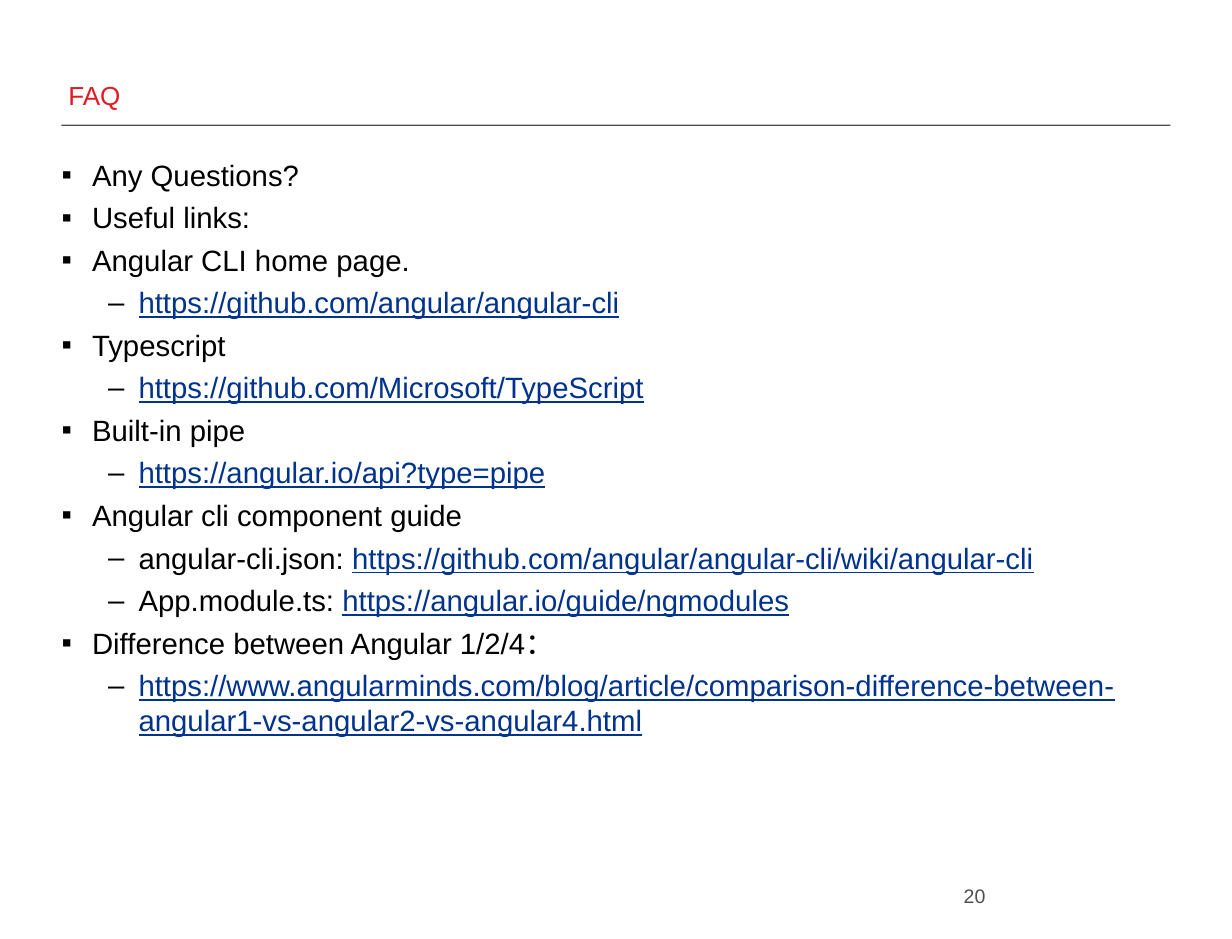
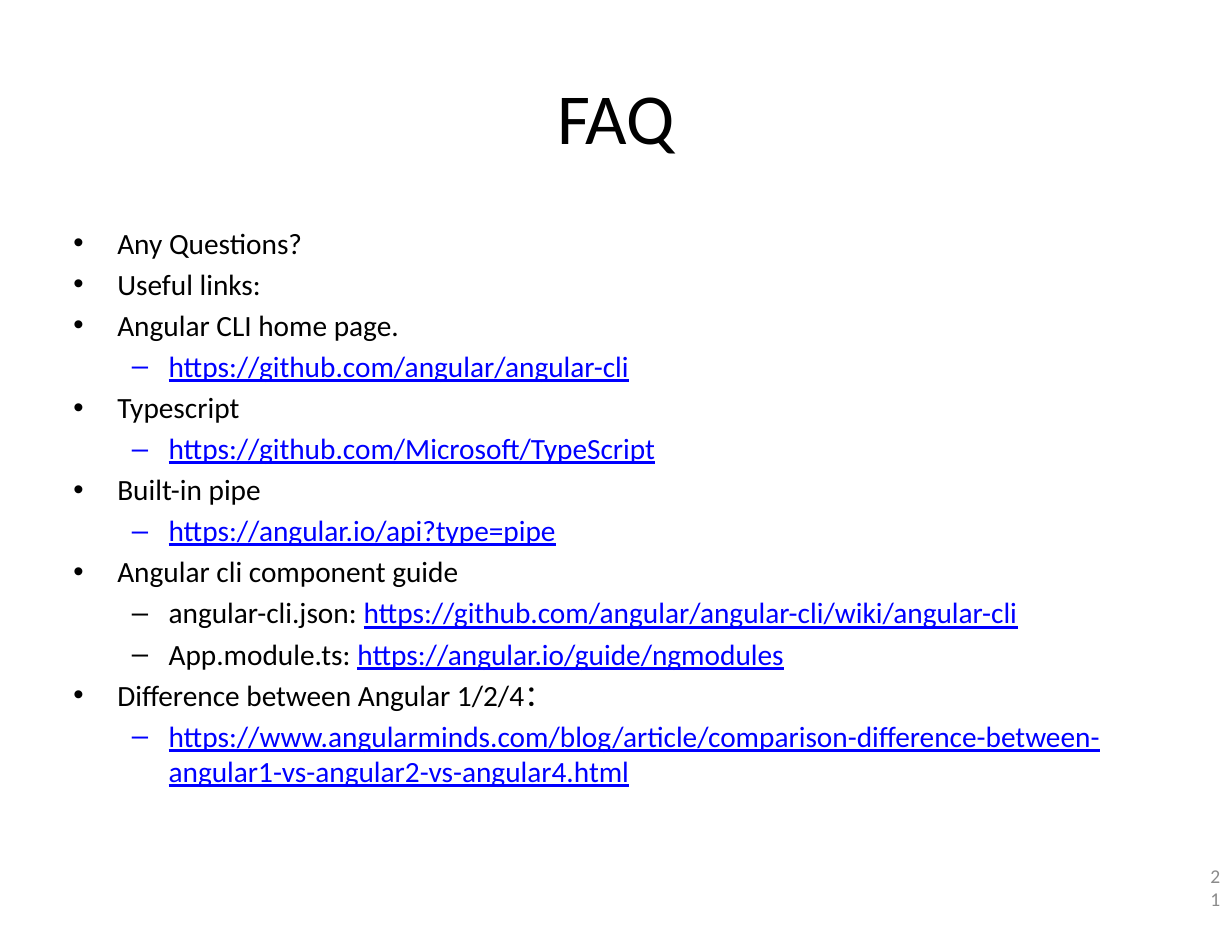
Before and after one commit to joylea/documents, a slide deck: slide 21 of Angular cli Framework.pptx (slide 20 before the commit). Drawn at 1232x939 pixels with LibreOffice and Linux fonts; fonts in the diff are those of the drawing; background and template pictures are left out. Boxes give left, top, right and bottom in pixels: in the first picture for what was removed or moved away, otherwise in the second. Text is boxed around its words. In the diff, an @@ line names an element or a change of style, - is before the commit and + after.

Commit message:
Update guide ppt

```diff
--- a/Angular cli Framework.pptx
+++ b/Angular cli Framework.pptx
@@ title "FAQ": place and size @@
-title "FAQ" at [68,86,120,110]
+title "FAQ" at [557,97,675,154]
@@ title "FAQ" at [557,97,675,154]: size 16 to 44 pt, font Arial to Calibri, text colour #E11B22 to #000000; alignment left to centre; vertical alignment bottom to middle @@
@@ line removed from (61, 126) to (1171, 126) @@
@@ text "Any Questions?": place and size @@
-text "Any Questions?" at [92,164,1115,737]
+text "Any Questions?" at [117,233,1100,787]
@@ text "Any Questions?" at [117,233,1100,787]: font Arial to Calibri; text colour #00338D to #0000FF in "https://github.com/angular/angular-cli", "https://github.com/Microsoft/TypeScript", "https://angular.io/api?type=pipe", "https://github.com/angular/angular-cli/wiki/angular-cli" and 2 more places; bullet ▪ to •; indent changed @@
@@ page number at [1192,866,1232,907]: vertical alignment bottom to middle @@
@@ page number at [964,889,986,903]: text changed; font Arial to Calibri; text colour #4D4F53 to #8C8C8C @@
-20
+21
```
Also in this commit, not shown: 20 other slides changed, 1 slide added.
